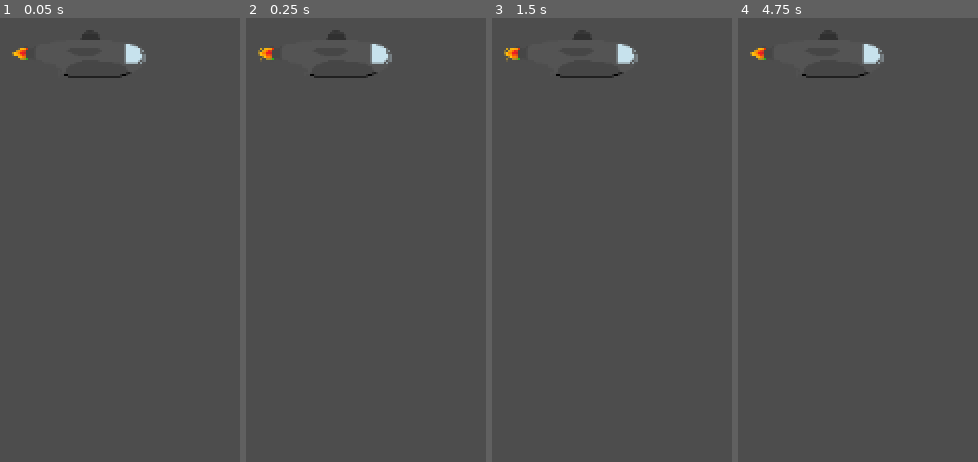
Above: before the commit, frames 1-4 (left to right).
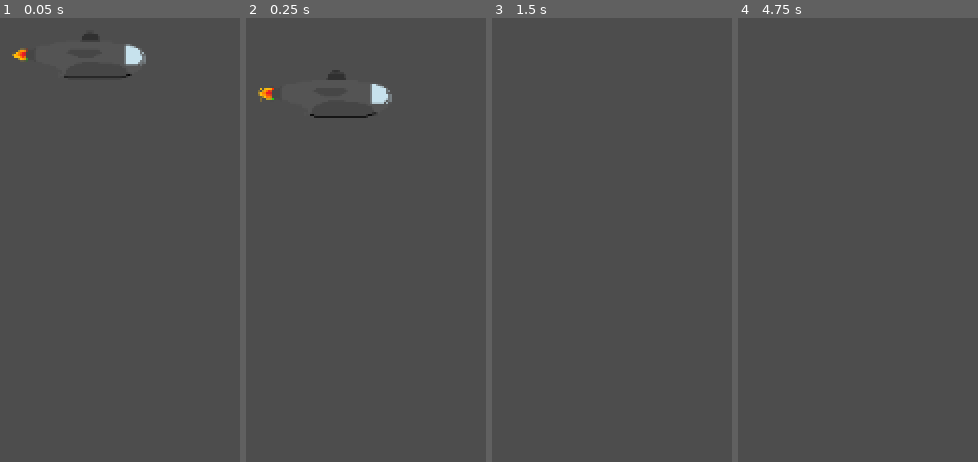
Above: after the commit, the same moments.

Repository: eiganesteknolab/cowfartsimulator
Game: Godot game, scene res://game.tscn
Same seed, same stepped clock (60 frames per second), same inputs: the game is played once before the commit and once after it.
Inputs:
- Up to frame 1 (0.05 s): no input
- Up to frame 2 (0.25 s): no input
- Up to frame 3 (1.5 s): tap Enter (ui_accept) at 0.5, 0.6, 0.77, 1.07, 1.25, 1.35 s; hold Right (ui_right) from 0.53 s (still down)
- Up to frame 4 (4.75 s): tap Enter (ui_accept) at 1.52, 1.82, 2, 2.1, 2.75, 2.85, 3.02, 3.32, 3.5, 3.6, 3.77, 4.07, 4.25, 4.35, 4.52 s; release Right (ui_right) at 2.03 s; hold Left (ui_left) 2.03-2.78 s; hold Right (ui_right) 2.78-4.28 s; hold Left (ui_left) from 4.28 s (still down)

The runs differ from the first frame. In frame 1, 0.3% of the frame differs, in the area x 5-61%, y 3-14%; in frame 2, 1.3%, in the area x 5-61%, y 2-23%; in frame 3, 0.7%; in frame 4, 0.7%.

Commit message:
charachter controlls
NOT DONE

Diff:
--- a/godot game files/cow-fart-simulator-slay/project.godot
+++ b/godot game files/cow-fart-simulator-slay/project.godot
@@ -15,6 +15,29 @@
 config/features=PackedStringArray("4.3", "Forward Plus")
 config/icon="res://icon.svg"
 
+[input]
+
+MOVE_LEFT={
+"deadzone": 0.5,
+"events": [Object(InputEventKey,"resource_local_to_scene":false,"resource_name":"","device":-1,"window_id":0,"alt_pressed":false,"shift_pressed":false,"ctrl_pressed":false,"meta_pressed":false,"pressed":false,"keycode":0,"physical_keycode":65,"key_label":0,"unicode":97,"location":0,"echo":false,"script":null)
+]
+}
+MOVE_RIGHT={
+"deadzone": 0.5,
+"events": [Object(InputEventKey,"resource_local_to_scene":false,"resource_name":"","device":-1,"window_id":0,"alt_pressed":false,"shift_pressed":false,"ctrl_pressed":false,"meta_pressed":false,"pressed":false,"keycode":0,"physical_keycode":68,"key_label":0,"unicode":100,"location":0,"echo":false,"script":null)
+]
+}
+MOVE_UP={
+"deadzone": 0.5,
+"events": [Object(InputEventKey,"resource_local_to_scene":false,"resource_name":"","device":-1,"window_id":0,"alt_pressed":false,"shift_pressed":false,"ctrl_pressed":false,"meta_pressed":false,"pressed":false,"keycode":0,"physical_keycode":87,"key_label":0,"unicode":119,"location":0,"echo":false,"script":null)
+]
+}
+MOVE_DOWN={
+"deadzone": 0.5,
+"events": [Object(InputEventKey,"resource_local_to_scene":false,"resource_name":"","device":-1,"window_id":0,"alt_pressed":false,"shift_pressed":false,"ctrl_pressed":false,"meta_pressed":false,"pressed":false,"keycode":0,"physical_keycode":83,"key_label":0,"unicode":115,"location":0,"echo":false,"script":null)
+]
+}
+
 [rendering]
 
 textures/canvas_textures/default_texture_filter=0
--- /dev/null
+++ b/godot game files/cow-fart-simulator-slay/ship_slay.gd
@@ -0,0 +1,25 @@
+extends CharacterBody2D
+
+
+const SPEED = 300.0
+const JUMP_VELOCITY = -400.0
+
+
+func _physics_process(delta: float) -> void:
+	# Add the gravity.
+	if not is_on_floor():
+		velocity += get_gravity() * delta
+
+	# Handle jump.
+	if Input.is_action_just_pressed("ui_accept") and is_on_floor():
+		velocity.y = JUMP_VELOCITY
+
+	# Get the input direction and handle the movement/deceleration.
+	# As good practice, you should replace UI actions with custom gameplay actions.
+	var direction := Input.get_axis("ui_left", "ui_right")
+	if direction:
+		velocity.x = direction * SPEED
+	else:
+		velocity.x = move_toward(velocity.x, 0, SPEED)
+
+	move_and_slide()
--- a/godot game files/cow-fart-simulator-slay/ship_slay.tscn
+++ b/godot game files/cow-fart-simulator-slay/ship_slay.tscn
@@ -1,5 +1,6 @@
-[gd_scene load_steps=10 format=3 uid="uid://chs0senq6xkll"]
+[gd_scene load_steps=11 format=3 uid="uid://chs0senq6xkll"]
 
+[ext_resource type="Script" path="res://ship_slay.gd" id="1_fo5bh"]
 [ext_resource type="Texture2D" uid="uid://px6gsjbahhn0" path="res://Ship slay.png" id="1_rxniq"]
 
 [sub_resource type="AtlasTexture" id="AtlasTexture_0q2re"]
@@ -56,11 +57,12 @@
 size = Vector2(76.5, 23.5)
 
 [node name="ship Slay" type="CharacterBody2D"]
+script = ExtResource("1_fo5bh")
 
 [node name="AnimatedSprite2D" type="AnimatedSprite2D" parent="."]
 sprite_frames = SubResource("SpriteFrames_jw8ci")
 autoplay = "default"
-frame_progress = 0.461879
+frame_progress = 0.35505
 
 [node name="CollisionShape2D" type="CollisionShape2D" parent="."]
 position = Vector2(6.75, 3.75)
